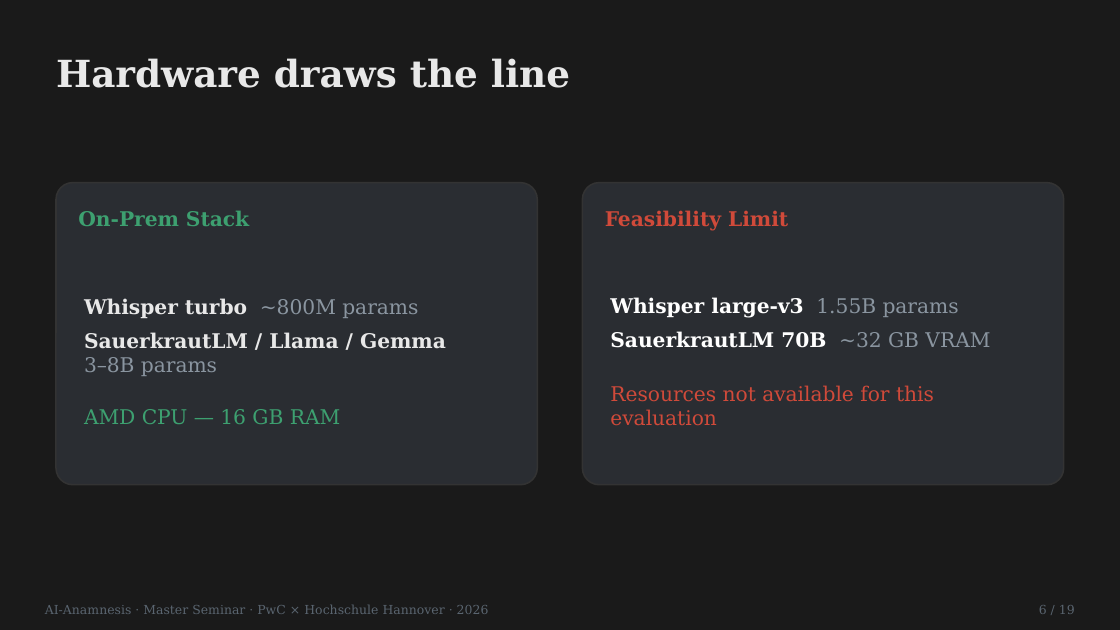
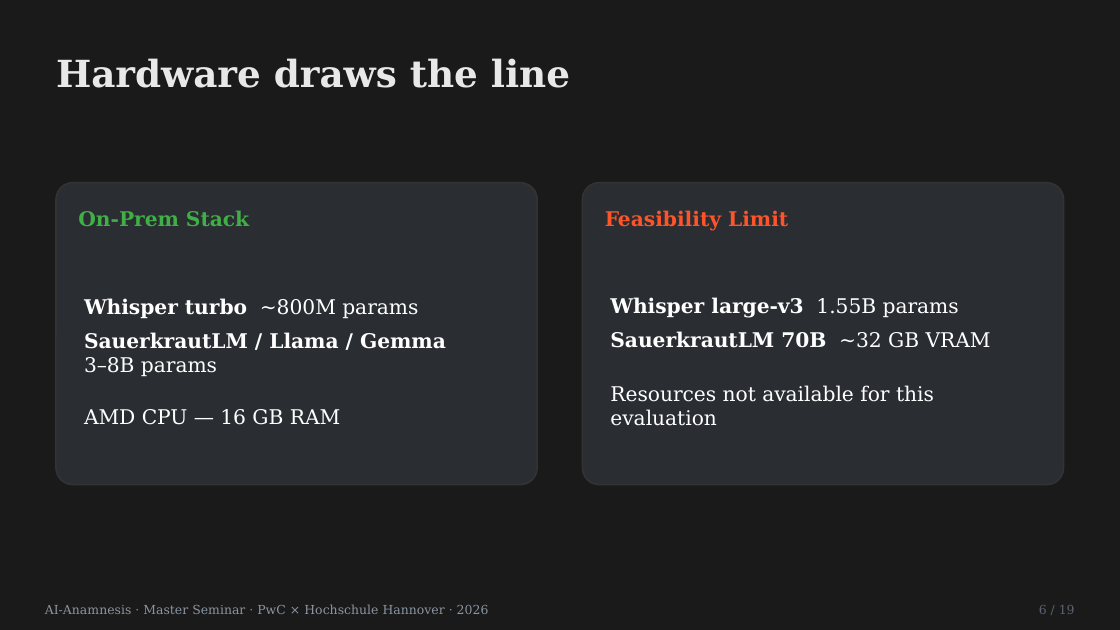
Before and after one commit to LeonardNid/Seminar_Anamnese, a slide deck: slide 7 of Präsi/AI_Anamnesis.pptx (slide 6 before the commit). Drawn at 1120x630 pixels with LibreOffice and Linux fonts; fonts in the diff are those of the drawing. Boxes give left, top, right and bottom in pixels: in the first picture for what was removed or moved away, otherwise in the second. Text is boxed around its words. In the diff, an @@ line names an element or a change of style, - is before the commit and + after.

```diff
--- a/Präsi/AI_Anamnesis.pptx
+++ b/Präsi/AI_Anamnesis.pptx
@@ rounded rectangle at (56,183,538,485): outline #333333 1 pt to #333333 0.99 pt @@
@@ text "On-Prem Stack" at (78,210,249,226): text colour #3DA070 to #3FAF46 @@
@@ rounded rectangle at (582,183,1064,485): outline #333333 1 pt to #333333 0.99 pt @@
@@ text "Feasibility Limit" at (605,210,788,231): text colour #D04A3A to #FF5429 @@
@@ text "Whisper turbo ~800M params" at (84,298,446,425): text colour #E8E8E8 to #FFFFFF in "Whisper turbo", "SauerkrautLM / Llama / Gemma"; text colour #8A95A0 to #FFFFFF in "~800M params", "3–8B params"; text colour #3DA070 to #FFFFFF in "AMD CPU — 16 GB RAM" @@
@@ text "Whisper large-v3 1.55B params" at (610,297,991,426): text colour #8A95A0 to #FFFFFF in "1.55B params", "~32 GB VRAM"; text colour #D04A3A to #FFFFFF in "Resources not available for this evaluation" @@
@@ text "AI-Anamnesis · Master Seminar · ..." at (45,604,489,614): text colour #5A6570 to #8A95A0 @@
```
Also in this commit, not shown: 19 other slides changed, 1 slide added, 1 other file.
